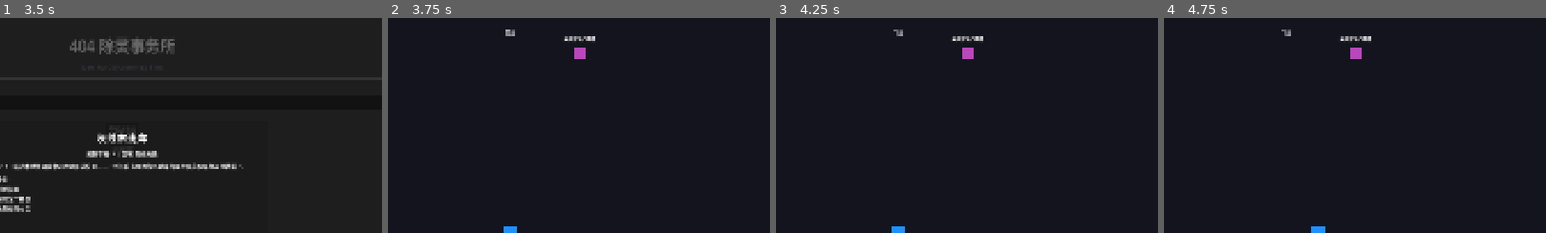
Above: before the commit, frames 1-4 (left to right).
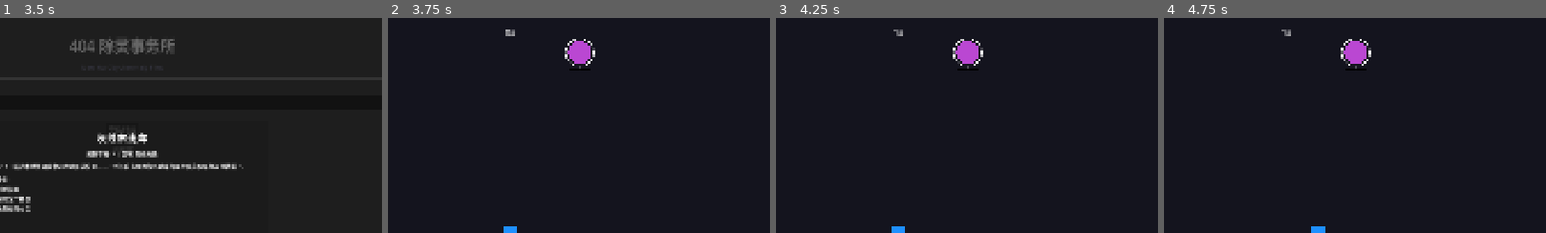
Above: after the commit, the same moments.

Repository: thefoolsparkle-oss/404_exorcism_agency
Game: Godot game, scene res://scenes/office/office_main.tscn
Same seed, same stepped clock (60 frames per second), same inputs: the game is played once before the commit and once after it.
Inputs (mouse positions are % of the whole screen's width and height, from its top left):
- Up to frame 1 (3.5 s): click "林锦" at 0.5 s; click "案件终端" at 1.25 s; click "档案库" at 2 s; click "返回" at 2.75 s
- Up to frame 2 (3.75 s): click "接受任务" at 3.5 s
- Up to frame 3 (4.25 s): no input
- Up to frame 4 (4.75 s): tap Enter at 4.25 s; move the mouse to (72, 45) at 4.27 s; hold D (move_right) from 4.28 s (still down); hold E (interact) from 4.28 s (still down); click (72, 45) at 4.42 s
The pictures show only the part of the screen within x 34-84%, y 0-50%; the shares and areas given below are measured in that part.

Frame 1 is identical in both runs. In frame 2, 0.7% of the frame differs, in the area x 46-55%, y 8-25%; in frame 3, 0.7%; in frame 4, 0.7%.

Commit message:
Fix: interactive objects use _draw() instead of ColorRect (Control in 2D world bug)

Diff:
--- a/game/scenes/combat/interactive_object.tscn
+++ b/game/scenes/combat/interactive_object.tscn
@@ -8,30 +8,5 @@
 [node name="InteractiveObject" type="Area2D"]
 script = ExtResource("1_interactive")
 
-[node name="visual" type="ColorRect" parent="."]
-color = Color(0.95, 0.9, 0.2, 0.9)
-size = Vector2(36, 36)
-position = Vector2(-18, -18)
-
-[node name="label" type="Label" parent="."]
-position = Vector2(-80, -55)
-text = "物品"
-theme_override_font_sizes/font_size = 14
-horizontal_alignment = 1
-size = Vector2(160, 20)
-
-[node name="progress_bar" type="ProgressBar" parent="."]
-position = Vector2(-40, 36)
-size = Vector2(80, 12)
-visible = false
-
-[node name="prompt" type="Label" parent="."]
-position = Vector2(-80, -35)
-text = ""
-theme_override_font_sizes/font_size = 13
-horizontal_alignment = 1
-size = Vector2(160, 20)
-theme_override_colors/font_color = Color(0.2, 1.0, 0.3, 1)
-
 [node name="collision_shape" type="CollisionShape2D" parent="."]
 shape = SubResource("Circle_interact")
--- a/game/scripts/combat/interactive_object.gd
+++ b/game/scripts/combat/interactive_object.gd
@@ -3,28 +3,31 @@
 @export var objective_type: String = "collect"
 @export var objective_target: String = ""
 @export var label_text: String = "物品"
+@export var draw_color: Color = Color.YELLOW
 
-enum State { IDLE, PICKED_UP, DISABLED }
-
+enum State { IDLE, DONE }
 var state: int = State.IDLE
 var player_nearby: bool = false
 var disable_progress: float = 0.0
 var disable_time: float = 1.5
 
-@onready var visual: ColorRect = $visual
-@onready var label: Label = $label
-@onready var progress_bar: ProgressBar = $progress_bar
-@onready var prompt_label: Label = $prompt
-
 func _ready() -> void:
-	label.text = label_text
 	if objective_type == "disable":
-		prompt_label.text = "按住 E 关闭"
-		prompt_label.visible = false
-		visual.color = Color(0.8, 0.3, 0.8, 0.9)
-		progress_bar.visible = false
+		draw_color = Color(0.8, 0.3, 0.9, 0.9)
 	body_entered.connect(_on_body_entered)
 	body_exited.connect(_on_body_exited)
+
+func _draw() -> void:
+	if state == State.DONE:
+		return
+	draw_circle(Vector2.ZERO, 36, draw_color)
+	draw_arc(Vector2.ZERO, 44, 0, TAU, 32, Color.WHITE, 2.0, true)
+	if objective_type == "disable":
+		var bar_w: float = 60
+		var bar_h: float = 8
+		var bar_y: float = 48
+		draw_rect(Rect2(-bar_w/2, bar_y, bar_w, bar_h), Color.BLACK, true)
+		draw_rect(Rect2(-bar_w/2, bar_y, bar_w * disable_progress / disable_time, bar_h), Color.GREEN, true)
 
 func _on_body_entered(body: Node2D) -> void:
 	if not body.is_in_group("player") or state != State.IDLE:
@@ -33,40 +36,31 @@
 		_activate(body)
 	else:
 		player_nearby = true
-		prompt_label.visible = true
 
 func _on_body_exited(body: Node2D) -> void:
 	if body.is_in_group("player"):
 		player_nearby = false
-		prompt_label.visible = false
 		disable_progress = 0.0
-		progress_bar.value = 0.0
-		progress_bar.visible = false
+		queue_redraw()
 
 func _process(delta: float) -> void:
 	if state != State.IDLE or not player_nearby or objective_type != "disable":
 		return
 	if Input.is_action_pressed("interact"):
 		disable_progress += delta
-		progress_bar.visible = true
-		progress_bar.value = disable_progress / disable_time * 100
+		queue_redraw()
 		if disable_progress >= disable_time:
 			_activate(null)
 	else:
 		disable_progress = max(0.0, disable_progress - delta * 2.0)
-		progress_bar.value = disable_progress / disable_time * 100
-		if disable_progress <= 0:
-			progress_bar.visible = false
+		queue_redraw()
+	rotation += delta * 1.5
 
 func _activate(_body: Node2D) -> void:
 	if state != State.IDLE:
 		return
-	state = State.PICKED_UP if objective_type == "collect" else State.DISABLED
+	state = State.DONE
 	var tracker = get_tree().current_scene.get_node_or_null("objective_tracker")
 	if tracker:
 		tracker.report_event(objective_type, objective_target, 1)
-	prompt_label.visible = false
-	progress_bar.visible = false
-	var tw: Tween = create_tween()
-	tw.tween_property(visual, "modulate:a", 0.0, 0.3)
-	tw.tween_callback(queue_free)
+	queue_free()
